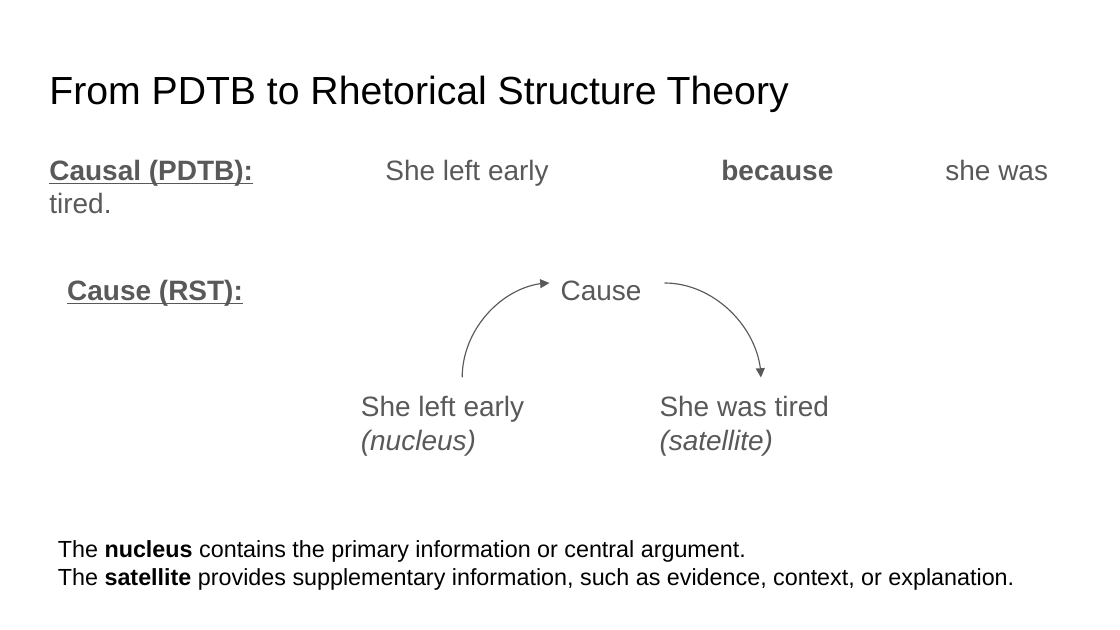
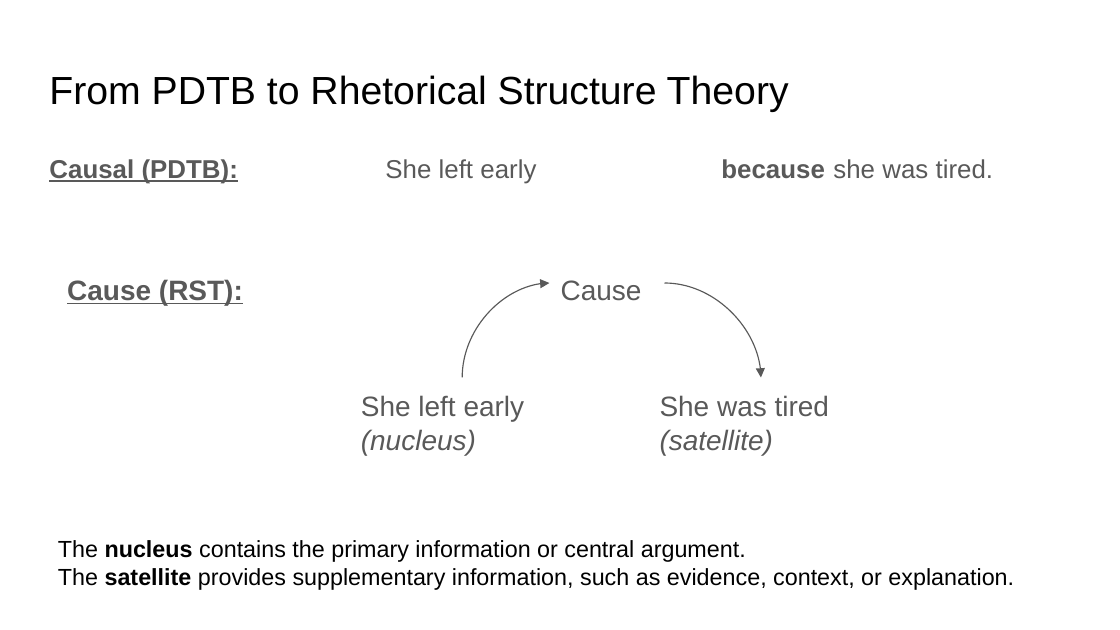
Before and after one commit to jonmay/USC-CS662, a slide deck: slide 9 of assets/files/discourse.pptx. Drawn at 1120x630 pixels with LibreOffice and Linux fonts; fonts in the diff are those of the drawing. Boxes give left, top, right and bottom in pixels: in the first picture for what was removed or moved away, otherwise in the second. Text is boxed around its words. In the diff, an @@ line names an element or a change of style, - is before the commit and + after.

```diff
--- a/assets/files/discourse.pptx
+++ b/assets/files/discourse.pptx
@@ text "Causal (PDTB): She left early ..." at (x1=49, y1=159, x2=993, y2=184): size 18 to 16.6 pt @@
```
Also in this commit, not shown: 17 other slides changed, 1 slide removed, 1 other file.
